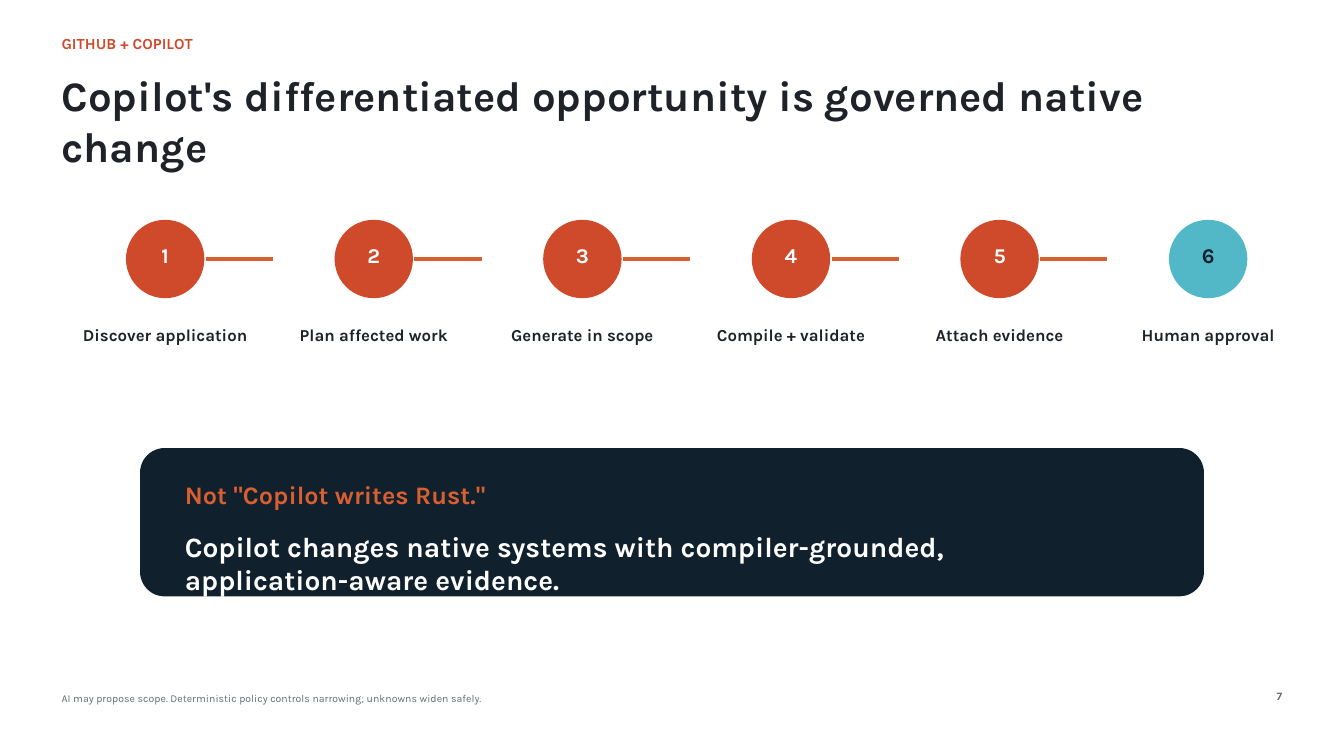
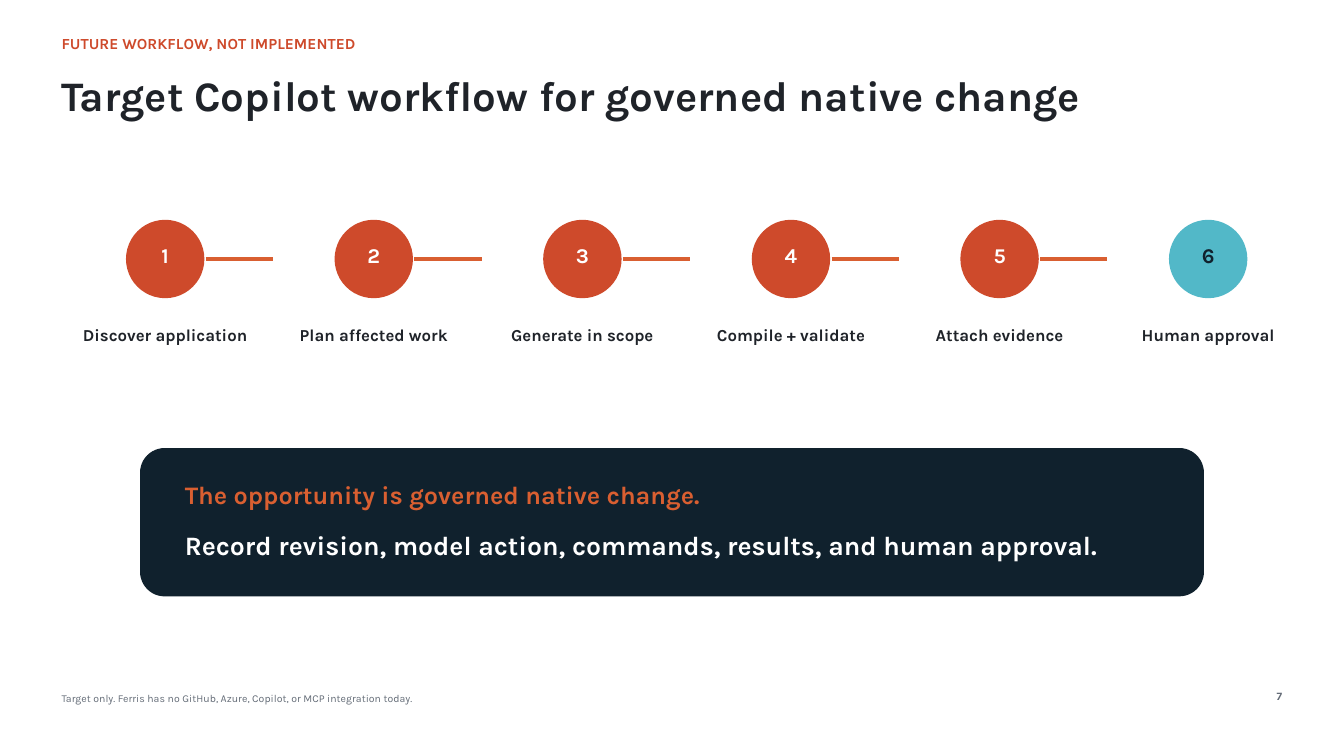
Before and after one commit to giodl73-repo/FERRIS, a slide deck: slide 7 of docs/leadership/MICROSOFT_RUST_INVESTMENT_DECK.pptx. Drawn at 1344x756 pixels with LibreOffice and Linux fonts; fonts in the diff are those of the drawing. Boxes give left, top, right and bottom in pixels: in the first picture for what was removed or moved away, otherwise in the second. Text is boxed around its words. In the diff, an @@ line names an element or a change of style, - is before the commit and + after.

Commit message:
feat: complete owner readiness and action plan preparation

```diff
--- a/docs/leadership/MICROSOFT_RUST_INVESTMENT_DECK.pptx
+++ b/docs/leadership/MICROSOFT_RUST_INVESTMENT_DECK.pptx
@@ text at (x1=62, y1=39, x2=355, y2=51): text changed @@
-GITHUB + COPILOT
+FUTURE WORKFLOW, NOT IMPLEMENTED
@@ text at (x1=62, y1=81, x2=1080, y2=122): text changed @@
-Copilot's differentiated opportunity is governed native change
+Target Copilot workflow for governed native change
@@ text at (x1=185, y1=486, x2=700, y2=510): text changed @@
-Not "Copilot writes Rust."
+The opportunity is governed native change.
@@ text at (x1=185, y1=536, x2=1096, y2=562): text changed; size 20 to 19 pt @@
-Copilot changes native systems with compiler-grounded, application-aware evidence.
+Record revision, model action, commands, results, and human approval.
@@ text at (x1=62, y1=695, x2=413, y2=705): text changed @@
-AI may propose scope. Deterministic policy controls narrowing; unknowns widen safely.
+Target only. Ferris has no GitHub, Azure, Copilot, or MCP integration today.
```
Also in this commit, not shown: 9 other slides changed, 1 slide added, 1 slide removed, 41 other files.
